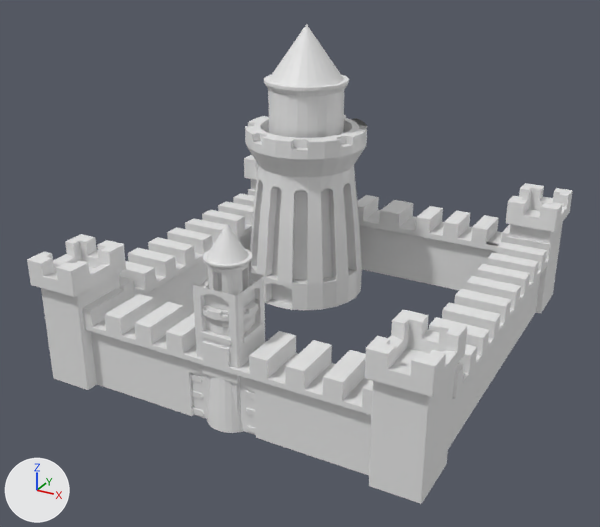
Two versions of the Blender file castelo.blend, one commit apart.
Rendered twice from a camera (50 mm lens) standing at (21.0, -30.9, 25.2) and looking at (-0.6, 8.3, 5.6). The axes (+X, +Y, +Z) are drawn at lower left. The lights are the same throughout. The first picture is the older version. The same objects are shown in both versions, whatever each file hides.

Names of what the first picture shows: 'Torre', 'Torre_Maior', 'base_castelo', 'muro_castelo', 'muro_castelo_lateral', 'portao_castelo', 'torre_castelo_frente', 'torre_castelo_tras'.
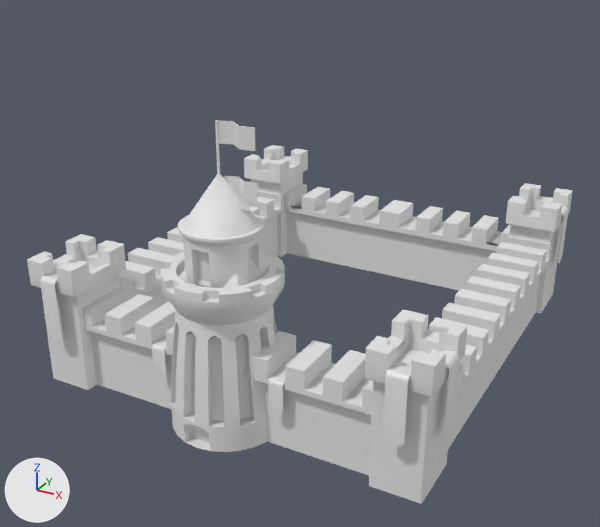
Boxes (x1, y1, x2, y2) around the edits, measured in the pictures (600 x 527 px; the box of a moved part takes in the faces that stretch with it):
'Torre_Maior', reshaped, moved, rescaled (16% taller): before (245, 24, 367, 310); after (161, 120, 285, 452)
'muro_castelo', reshaped (23% wider, 14% taller): before (82, 195, 510, 475); after (41, 156, 568, 476)
'base_castelo', reshaped, moved: before (193, 272, 265, 417); after (179, 176, 272, 288)
part 1 of me_cube_006, moved or reshaped (not visible afterwards): before (193, 272, 265, 416)
part 2 of me_cube_006, moved or reshaped (not visible afterwards): before (200, 330, 231, 345)
part 3 of me_cube_006, moved or reshaped (not visible afterwards): before (243, 323, 263, 343)
part 4 of me_cube_006, added: after (179, 252, 272, 288)
part 5 of me_cube_006, added: after (226, 176, 258, 202)
part 7 of me_circle_001, added: after (215, 120, 220, 174)
part 8 of me_circle_001, added: after (218, 120, 256, 151)
part 9 of me_circle_001, deleted: before (351, 118, 367, 130)
part 10 of me_circle_001, built on: after (183, 234, 260, 288)
part 11 of me_circle_001, shading changed: before (245, 24, 367, 310); after (161, 174, 285, 452)
part 12 of me_cube_001, added: after (41, 273, 411, 448)
part 13 of me_cube_001, added: after (280, 156, 553, 209)
part 14 of me_cube_001, added: after (261, 159, 568, 264)
part 15 of me_cube_001, added: after (152, 336, 299, 416)
part 16 of me_cube_001, shading changed: before (149, 195, 504, 444); after (149, 184, 504, 444)
'Torre', unchanged, covered by the edit: before (202, 223, 259, 433); after (235, 192, 250, 211)
'portao_castelo', unchanged, covered by the edit: before (190, 372, 256, 435)

Patch to the scene script:
```diff
--- a/castelo.blend.py
+++ b/castelo.blend.py
@@ me_cube_006 @@
-me_cube_006.from_pydata(...)  # 616 vertices, 580 faces; spans x -1.4..1.39, y -1.39..1.38, z -1.0..7.01
+me_cube_006.from_pydata(...)  # 738 vertices, 671 faces; spans x -1.81..1.86, y -1.79..1.8, z -5.96..7.36
+# me_cube_006 part 1: the loose piece of 392 vertices spanning x -1.3..1.3, y -1.3..1.3, z -1.0..7.01 is moved by (-0.01, 0.0, -4.96)
+# me_cube_006 part 2: the loose piece of 56 vertices spanning x -0.9..0.9, y -1.39..-1.18, z 4.27..4.55 is moved by (-0.01, 0.0, -4.96)
+# me_cube_006 part 3: the loose piece of 56 vertices spanning x 1.18..1.39, y -0.9..0.9, z 4.27..4.55 is moved by (-0.01, 0.0, -4.96)
+# me_cube_006 part 4: a new loose piece of 94 vertices spanning x -1.81..1.78, y -1.79..1.8, z 2.04..5.38
+# me_cube_006 part 5: a new loose piece of 20 vertices spanning x 0.01..1.86, y -0.24..0.28, z 6.45..7.36
+# me_cube_006 part 6: the surface is now shaded smooth
+# other edits to the shape of me_cube_006 do not show in these pictures
@@ me_circle_001 @@
 # used by ob_torre_maior; location = (-4.23, 16.51, 7.89); scale = (1.42, 1.42, 1.42)
-me_circle_001.from_pydata(...)  # 891 vertices, 820 faces, 4 loose edges; spans x -2.99..2.63, y -2.99..2.63, z -5.54..7.11
+me_circle_001.from_pydata(...)  # 919 vertices, 872 faces; spans x -2.99..2.63, y -2.99..2.63, z -5.54..9.36
+# me_circle_001 part 7: a new loose piece, a box spanning x -0.223..-0.132, y -0.231..-0.139, z 6.917..9.358
+# me_circle_001 part 8: a new loose piece of 20 vertices spanning x -0.15..1.85, y -0.53..0.04, z 8.37..9.36
+# me_circle_001 part 9: 6 loose pieces with 72 vertices, spanning x 1.04..2.26, y 1.04..2.26, z 2.15..2.56, are deleted
+# me_circle_001 part 10: 4 vertices removed from x -0.18, y -2.3..1.94, z 2.56; 76 vertices added at x -1.9..1.54, y -1.9..1.54, z 2.14..4.01
+# me_circle_001 part 11: 736 kept faces spanning x -2.99..2.63, y -2.99..2.63, z -5.54..7.11 are now shaded smooth
@@ me_cube_001 @@
-me_cube_001.from_pydata(...)  # 330 vertices, 303 faces; spans x 0.0..9.0, y -1.4..22.9, z 0.0..5.0
+me_cube_001.from_pydata(...)  # 424 vertices, 342 faces; spans x 0.0..11.7, y -2.3..23.9, z 0.0..6.7
+# me_cube_001 part 12: a new loose piece of 19 vertices spanning x 9.4..10.5, y -2.3..-1.3, z 3.0..6.7
+# me_cube_001 part 13: a new loose piece of 19 vertices spanning x 9.4..10.5, y 22.9..23.9, z 3.0..6.7
+# me_cube_001 part 14: a new loose piece of 19 vertices spanning x 10.7..11.7, y 20.9..22.2, z 3.0..6.7
+# me_cube_001 part 15: a new loose piece of 17 vertices spanning x 3.1..3.9, y -1.5..1.5, z 2.1..4.1
+# me_cube_001 part 16: 297 kept faces spanning x 0.0..9.0, y -1.4..22.9, z 0.0..5.0 are now shaded smooth
+# other edits to the shape of me_cube_001 do not show in these pictures
@@ ob_base_castelo @@
 ob_base_castelo = bpy.data.objects.new('base_castelo', me_cube_006)
-ob_base_castelo.location = (0.0, 0.0, 1.0)
+ob_base_castelo.location = (0.0, 0.0, 5.95)
@@ ob_torre_maior @@
 ob_torre_maior = bpy.data.objects.new('Torre_Maior', me_circle_001)
-ob_torre_maior.location = (-4.23, 16.51, 7.89)
-ob_torre_maior.scale = (1.42, 1.42, 1.42)
+ob_torre_maior.location = (0.0, 0.0, 5.94)
+ob_torre_maior.scale = (1.07, 1.07, 1.07)
```
